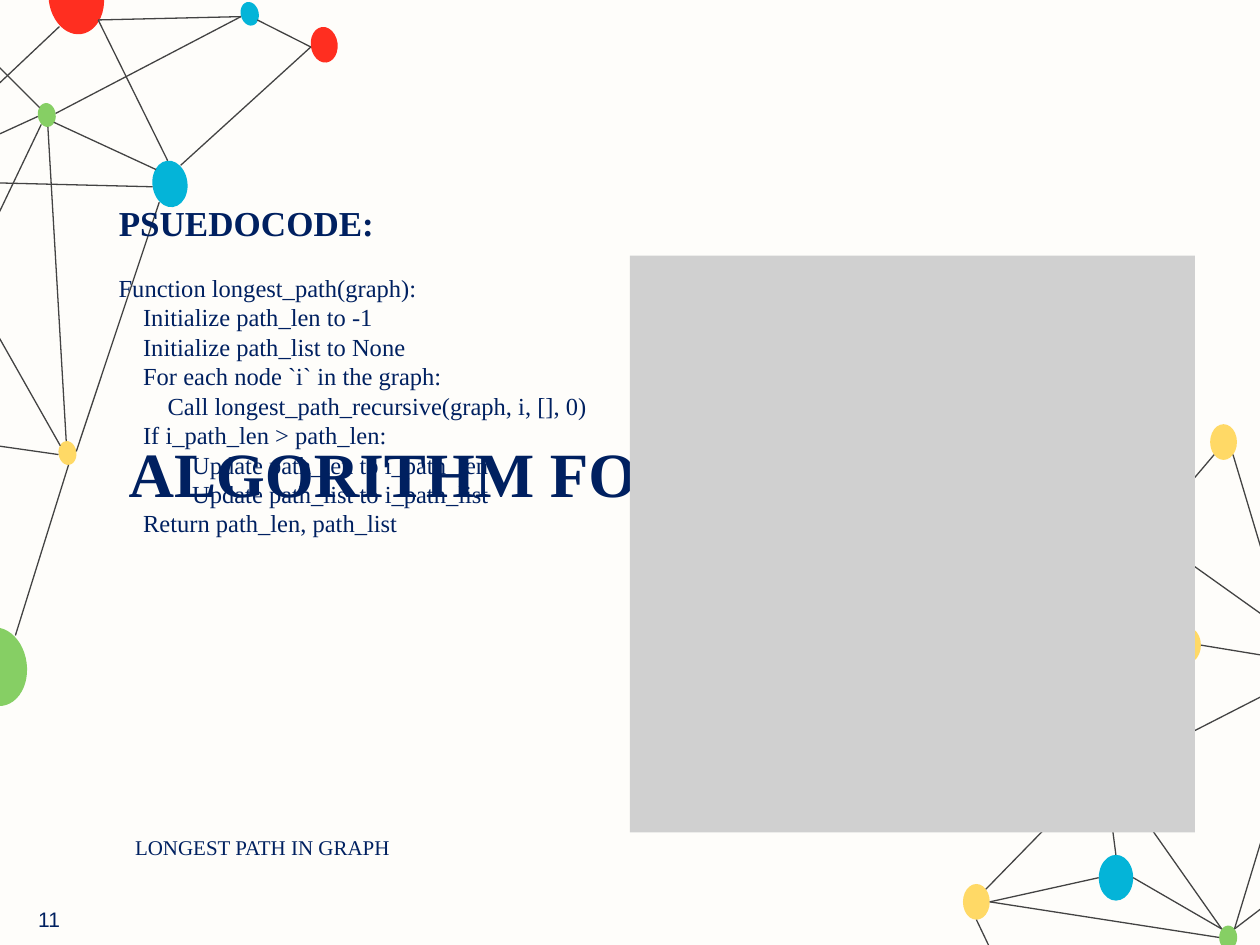
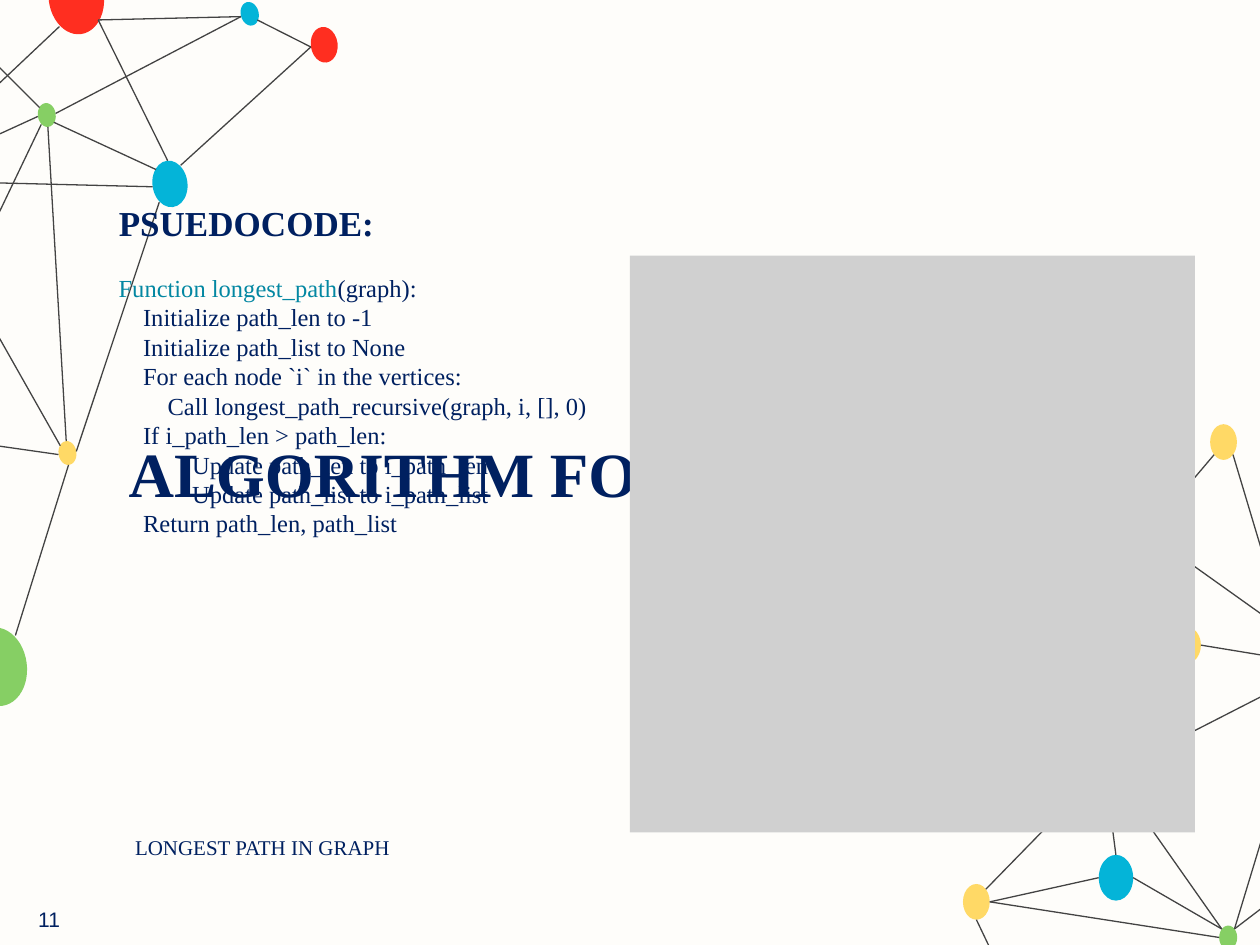
Before and after one commit to ParsaMohammadpour/advanced-algorithm-assignments, a slide deck: slide 11 of presentation/Longest_Path_Problem_in_Graphs.pptx. Drawn at 1260x945 pixels with LibreOffice and Linux fonts; fonts in the diff are those of the drawing; grey boxes stand for pictures; background and template pictures are left out. Boxes give left, top, right and bottom in pixels: in the first picture for what was removed or moved away, otherwise in the second. Text is boxed around its words. In the diff, an @@ line names an element or a change of style, - is before the commit and + after.

Commit message:
final version v2

```diff
--- a/presentation/Longest_Path_Problem_in_Graphs.pptx
+++ b/presentation/Longest_Path_Problem_in_Graphs.pptx
@@ text at (119, 278, 417, 303): text colour #002060 to #0387A2 in "Function longest_path(graph):" @@
@@ text at (143, 368, 462, 386): text changed @@
-For each node `i` in the graph:
+For each node `i` in the vertices:
```
Also in this commit, not shown: 4 other slides changed.
